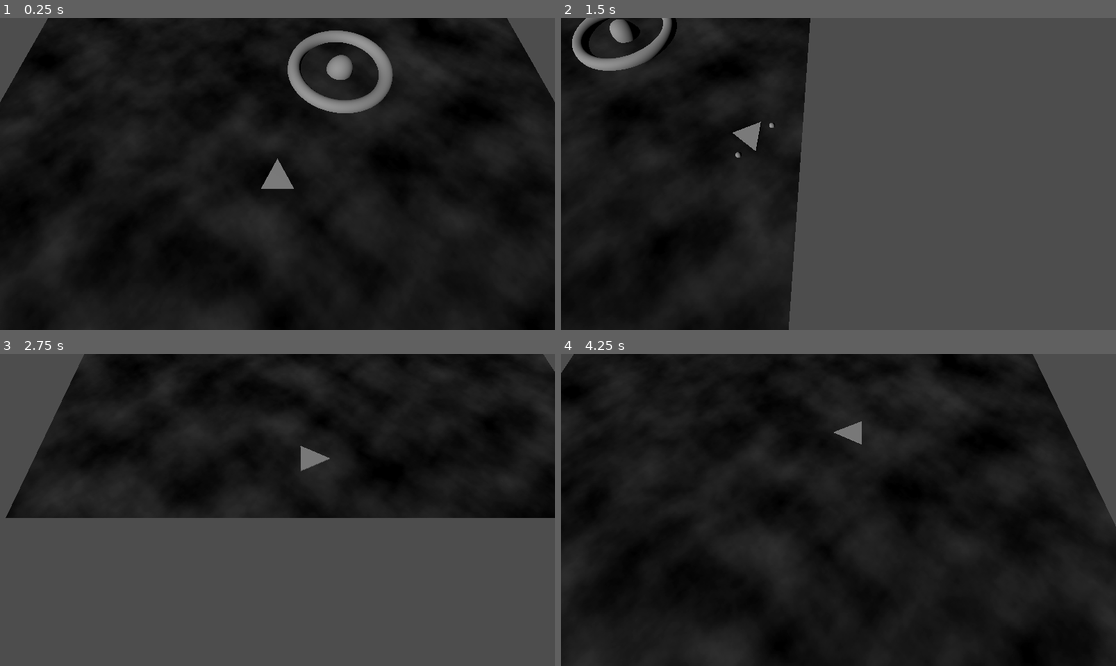
Above: before the commit, frames 1-4 (two rows, left to right).
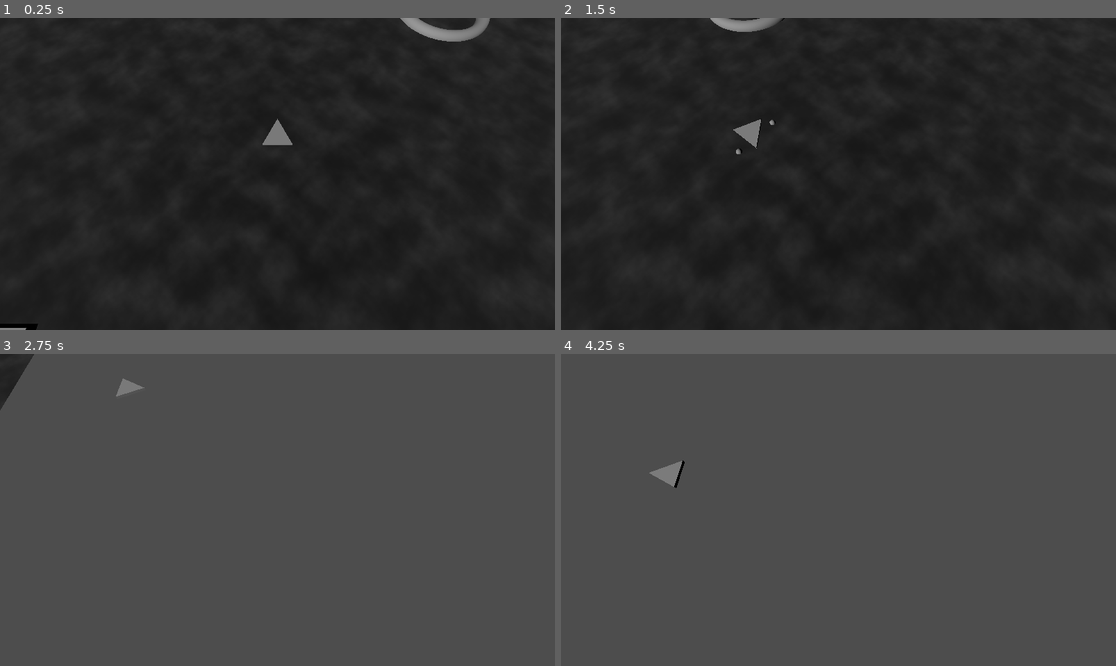
Above: after the commit, the same moments.

Repository: korinVR/TopDownShooterExample
Game: Godot game, scene res://main.tscn
Two runs of this game, one before a commit and one after it. Both use one fixed random seed, a clock stepped at 60 frames per second and the inputs below.
Inputs:
- Up to frame 1 (0.25 s): no input
- Up to frame 2 (1.5 s): hold Right (ui_right) 0.53-1.28 s; tap Space (Fire) at 0.6, 1.35 s; hold Down (ui_down) from 1.28 s (still down)
- Up to frame 3 (2.75 s): release Down (ui_down) at 2.03 s; hold Right (ui_right) from 2.03 s (still down); tap Space (Fire) at 2.1 s
- Up to frame 4 (4.25 s): release Right (ui_right) at 2.78 s; hold Up (ui_up) 2.78-3.53 s; tap Space (Fire) at 2.85, 3.6 s; hold Left (ui_left) from 3.53 s (still down)

The runs differ from the first frame. In frame 1, 13% of the frame differs, in the area x 0-100%, y 0-100%; in frame 2, 62%; in frame 3, 49%; in frame 4, 96%.

Commit message:
Add enemy ship

Diff:
--- /dev/null
+++ b/enemy_ship/enemy_ship.gd
@@ -0,0 +1,16 @@
+extends RigidBody3D
+
+@export var acceleration: float
+
+func _physics_process(delta: float) -> void:
+	var players := get_tree().get_nodes_in_group("player")
+	if players.size() == 0:
+		return
+
+	var player := players[0]
+
+	var direction = (player.global_position - global_position).normalized()
+	apply_force(direction * acceleration)
+
+func _on_body_entered(body: Node) -> void:
+	queue_free()
--- /dev/null
+++ b/enemy_ship/enemy_ship.tscn
@@ -0,0 +1,29 @@
+[gd_scene load_steps=4 format=3 uid="uid://dbajpjqyku81r"]
+
+[ext_resource type="Script" path="res://enemy_ship/enemy_ship.gd" id="1_ray2f"]
+
+[sub_resource type="BoxMesh" id="BoxMesh_jux8r"]
+size = Vector3(10, 5, 10)
+
+[sub_resource type="BoxShape3D" id="BoxShape3D_k75ms"]
+size = Vector3(10, 5, 10)
+
+[node name="EnemyShip" type="RigidBody3D"]
+collision_layer = 128
+collision_mask = 32771
+axis_lock_linear_y = true
+mass = 10000.0
+max_contacts_reported = 1
+contact_monitor = true
+lock_rotation = true
+linear_damp = 1.0
+script = ExtResource("1_ray2f")
+acceleration = 1e+06
+
+[node name="MeshInstance3D" type="MeshInstance3D" parent="."]
+mesh = SubResource("BoxMesh_jux8r")
+
+[node name="CollisionShape3D" type="CollisionShape3D" parent="."]
+shape = SubResource("BoxShape3D_k75ms")
+
+[connection signal="body_entered" from="." to="." method="_on_body_entered"]
--- /dev/null
+++ b/levels/level_1.tscn
@@ -0,0 +1,26 @@
+[gd_scene load_steps=6 format=3 uid="uid://ctxxjl8218ait"]
+
+[ext_resource type="Texture2D" uid="uid://c433e6m3380br" path="res://background.png" id="1_4sst7"]
+[ext_resource type="PackedScene" uid="uid://c8jg7fjdbtbdm" path="res://enemy_base/enemy_base.tscn" id="2_hiwr1"]
+[ext_resource type="PackedScene" uid="uid://dbajpjqyku81r" path="res://enemy_ship/enemy_ship.tscn" id="3_fkps6"]
+
+[sub_resource type="StandardMaterial3D" id="StandardMaterial3D_lfepa"]
+albedo_texture = ExtResource("1_4sst7")
+uv1_scale = Vector3(5, 5, 5)
+
+[sub_resource type="PlaneMesh" id="PlaneMesh_rf5vb"]
+material = SubResource("StandardMaterial3D_lfepa")
+size = Vector2(500, 500)
+
+[node name="Level1" type="Node3D"]
+
+[node name="MeshInstance3D" type="MeshInstance3D" parent="."]
+mesh = SubResource("PlaneMesh_rf5vb")
+
+[node name="PlayerSpawnPoint" type="Marker3D" parent="."]
+
+[node name="EnemyBase" parent="." instance=ExtResource("2_hiwr1")]
+transform = Transform3D(1, 0, 0, 0, 1, 0, 0, 0, 1, 72.6223, 0, -64.757)
+
+[node name="EnemyShip" parent="." instance=ExtResource("3_fkps6")]
+transform = Transform3D(1, 0, 0, 0, 1, 0, 0, 0, 1, -66.3237, 0, 59.4709)
--- a/main.gd
+++ b/main.gd
@@ -1,7 +1,7 @@
 extends Node3D
 
 const TitleScene = preload("res://title/title.tscn")
-const GameScene = preload("res://game.tscn")
+const GameScene = preload("res://levels/level_1.tscn")
 
 const Player = preload("res://player/player.tscn")
 
--- a/player/player.tscn
+++ b/player/player.tscn
@@ -2,12 +2,12 @@
 
 [ext_resource type="Script" path="res://player/Player.gd" id="1_aaysd"]
 
-[sub_resource type="PrismMesh" id="PrismMesh_wrq81"]
+[sub_resource type="PrismMesh" id="PrismMesh_t0kuc"]
 
-[sub_resource type="SphereShape3D" id="SphereShape3D_33by6"]
+[sub_resource type="SphereShape3D" id="SphereShape3D_0jr7e"]
 radius = 5.0
 
-[node name="Player" type="RigidBody3D"]
+[node name="Player" type="RigidBody3D" groups=["player"]]
 collision_mask = 32768
 axis_lock_linear_y = true
 mass = 10000.0
Not shown: 2 places in myshot/myshot.tscn that only renumber resources
Not shown: 1 places in player/player.tscn that only renumber resources
